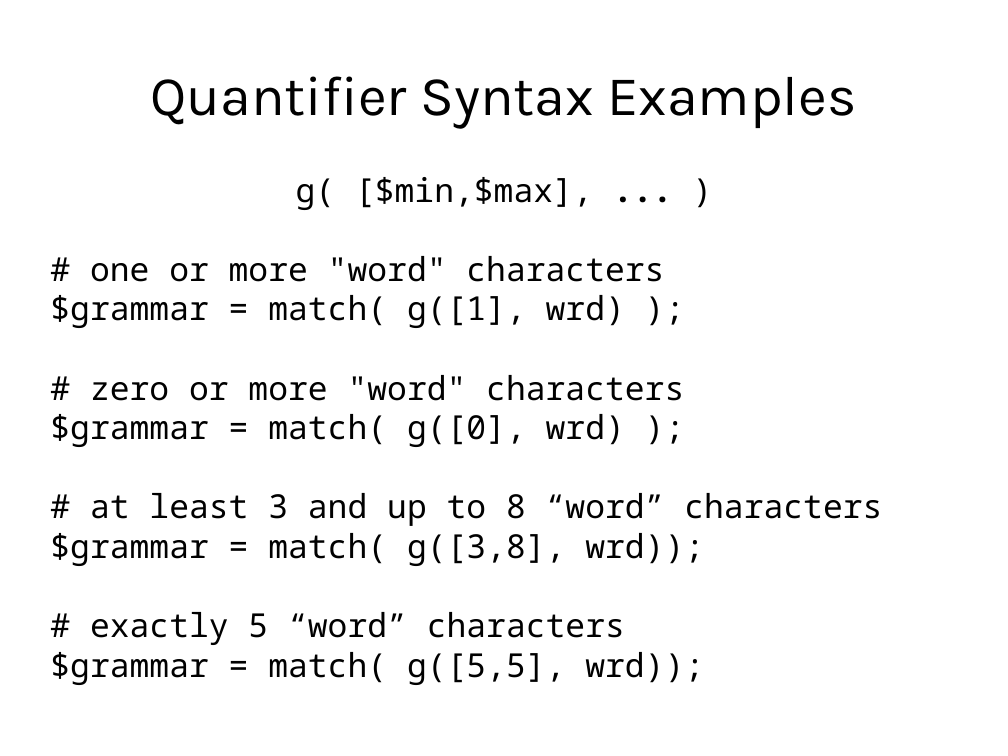
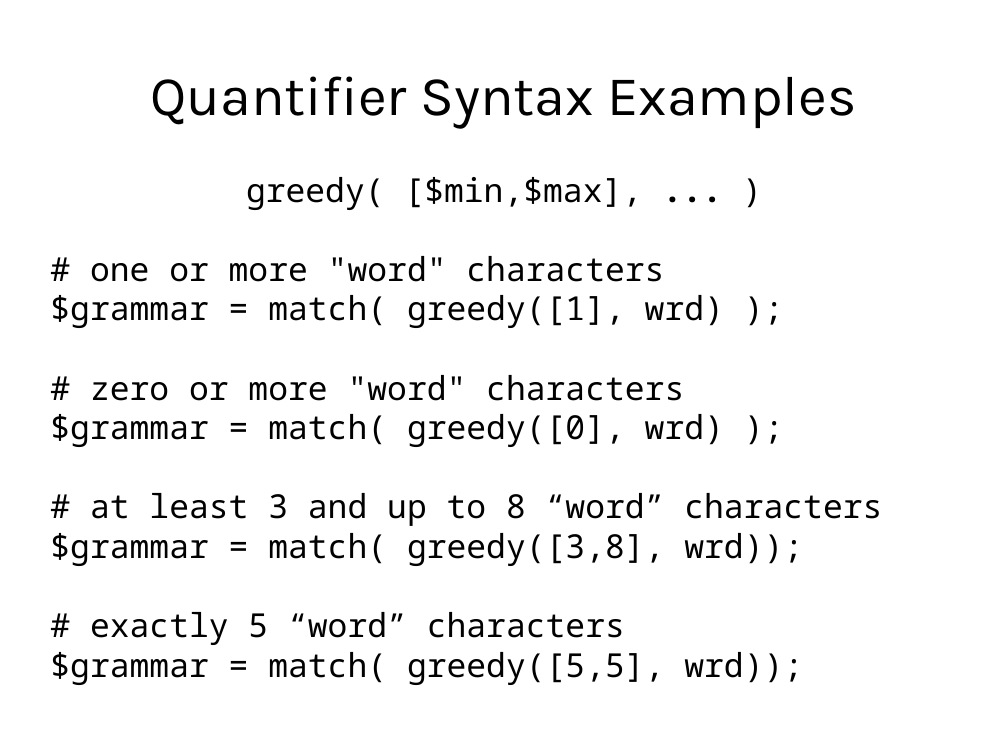
Before and after one commit to gitpan/Parse-Gnaw, a slide deck: slide 26 of slideshow/gnaw_slides.odp. Drawn at 1008x756 pixels with LibreOffice and Linux fonts; fonts in the diff are those of the drawing. Boxes give left, top, right and bottom in pixels: in the first picture for what was removed or moved away, otherwise in the second. Text is boxed around its words. In the diff, an @@ line names an element or a change of style, - is before the commit and + after.

```diff
--- a/slideshow/gnaw_slides.odp
+++ b/slideshow/gnaw_slides.odp
@@ subtitle at bbox=[246, 177, 642, 210]: text changed @@
-g( [$min,$max], ... )
+greedy( [$min,$max], ... )
@@ subtitle at bbox=[50, 295, 724, 328]: text changed @@
-$grammar = match( g([1], wrd) );
+$grammar = match( greedy([1], wrd) );
@@ subtitle at bbox=[50, 414, 724, 447]: text changed @@
-$grammar = match( g([0], wrd) );
+$grammar = match( greedy([0], wrd) );
@@ subtitle at bbox=[50, 533, 803, 566]: text changed @@
-$grammar = match( g([3,8], wrd));
+$grammar = match( greedy([3,8], wrd));
@@ subtitle at bbox=[50, 652, 803, 685]: text changed @@
-$grammar = match( g([5,5], wrd));
+$grammar = match( greedy([5,5], wrd));
```
Also in this commit, not shown: 8 other slides changed, 2 slides added, 3 other files.
